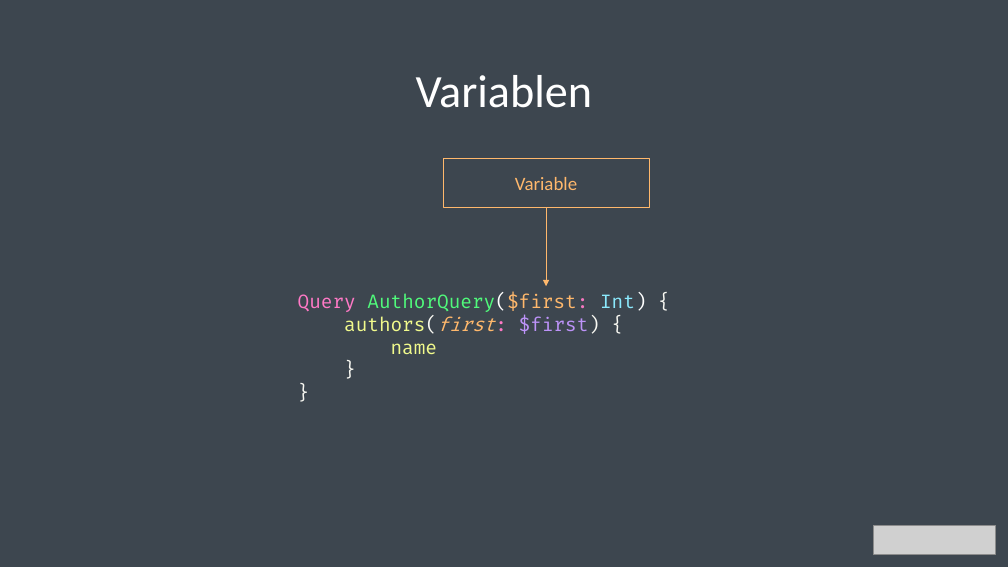
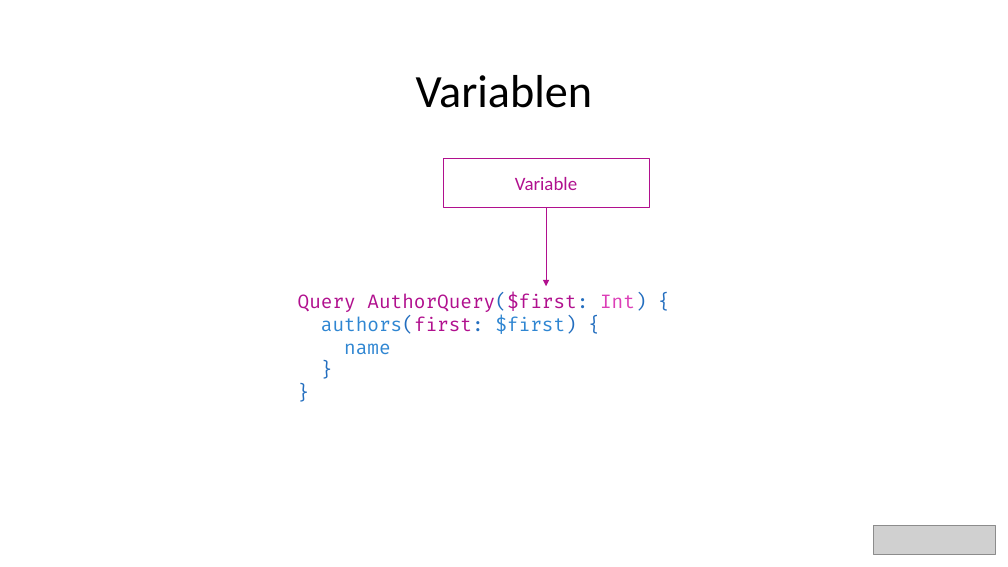
Before and after one commit to bytePassion/GraphQL-Talk, a slide deck: slide 34 of slides/GraphqlSlides.pptx (slide 37 before the commit). Drawn at 1008x567 pixels with LibreOffice and Linux fonts; fonts in the diff are those of the drawing; grey boxes stand for pictures. Boxes give left, top, right and bottom in pixels: in the first picture for what was removed or moved away, otherwise in the second. Text is boxed around its words. In the diff, an @@ line names an element or a change of style, - is before the commit and + after.

Commit message:
switch to light theme for slides

```diff
--- a/slides/GraphqlSlides.pptx
+++ b/slides/GraphqlSlides.pptx
@@ background #3D464F to #FFFFFF @@
@@ title "Variablen" at (x1=416, y1=75, x2=593, y2=108): text colour #FFFFFF to #000000 @@
@@ rectangle "Variable" at (x1=443, y1=159, x2=650, y2=207): text colour #FFB86C to #B1108E; outline #FFB86C 1 pt to #B1108E 1 pt @@
@@ arrow (546, 207) - (546, 287): stroke #FFB86C 1 pt to #B1108E 1 pt @@
@@ text "Query AuthorQuery($first: Int) {" at (x1=298, y1=293, x2=647, y2=354): text colour #FF79C6 to #B1108E in "Query"; text colour #50FA7B to #B1108E, text colour #F577C0 to #236EBF in "AuthorQuery($first:"; text colour #FFFFFF to #236EBF in "AuthorQuery($first: Int)"; text colour #FFB86C to #B1108E in "AuthorQuery($first:", "authors(first:"; text colour #8BE9FD to #DC3EB7 in "Int)"; text colour #F8F8F2 to #236EBF in "{", "authors(first: $first) {", "}", "}"; text colour #F1FA8C to #2F86D2 in "authors(first:", "name"; text colour #FF79C6 to #236EBF, italic off in "authors(first:"; text colour #BD93F9 to #2F86D2 in "$first)" @@
```
Also in this commit, not shown: 54 other slides changed, 3 slides removed.
